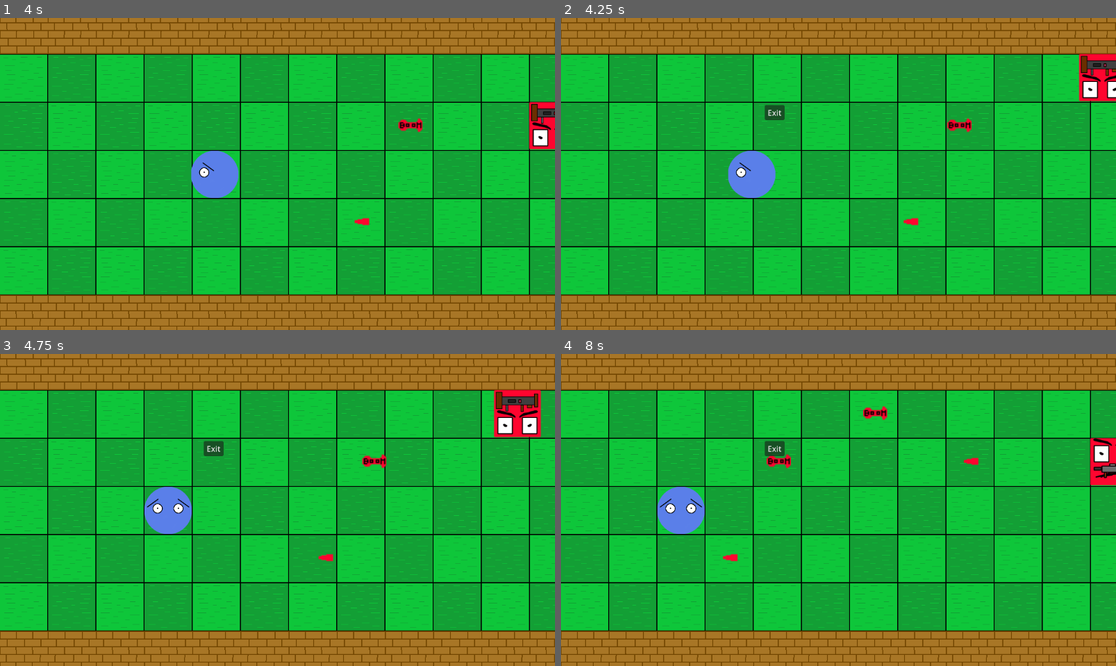
Above: before the commit, frames 1-4 (two rows, left to right).
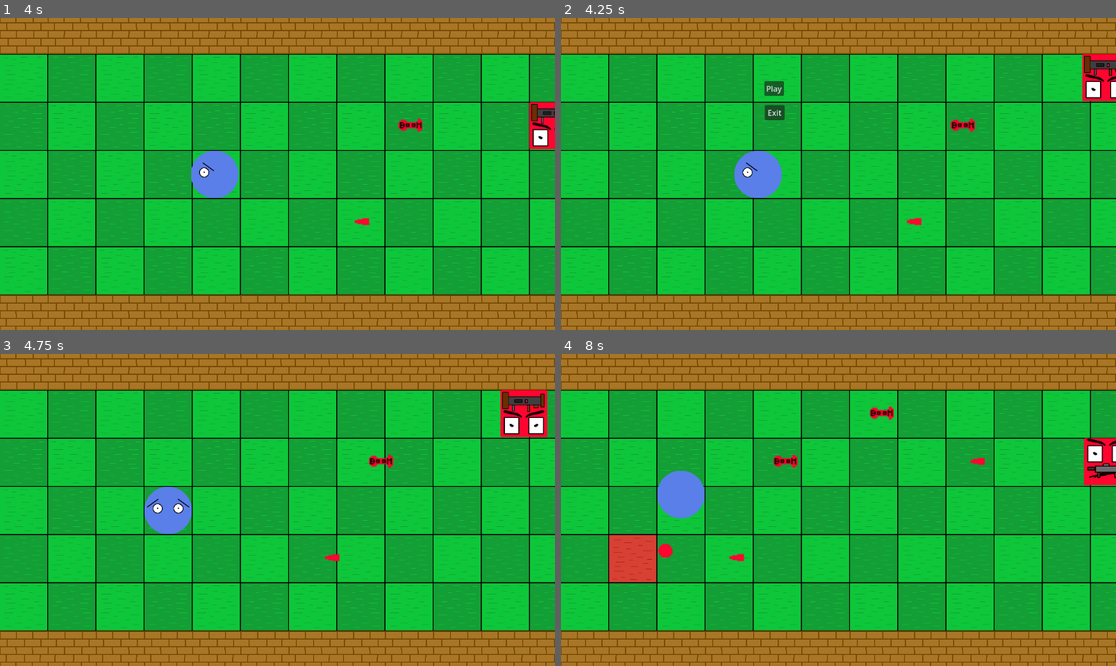
Above: after the commit, the same moments.

Repository: Killfreek/Rats
Game: Godot game, scene res://Levels/main.tscn
The game is run twice, just before and just after one commit, with the same random seed, the same clock (stepped at 60 frames per second) and the same inputs.
Inputs (mouse positions are in pixels of both pictures, inside the frame that each line leads up to):
- Up to frame 1 (4 s): tap Enter at 0.5 s; hold D (MoveRight) 0.53-1.28 s; hold Space (SpawnPlayer) 0.53-1.28 s; hold S (MoveDown) 1.28-2.03 s; tap Space (SpawnPlayer) at 1.35, 2.85 s; hold D (MoveRight) 2.03-2.78 s; hold Space (SpawnPlayer) 2.03-2.78 s; hold W (MoveUp) 2.78-3.53 s; hold A (MoveLeft) from 3.53 s (still down); hold Space (SpawnPlayer) from 3.53 s (still down)
- Up to frame 2 (4.25 s): keep holding A (MoveLeft); keep holding Space (SpawnPlayer); tap Escape (InGameMenu) at 4.15 s
- Up to frame 3 (4.75 s): release A (MoveLeft) at 4.25 s; release Space (SpawnPlayer) at 4.25 s; click (210, 425) at 4.25 s, where only the run after the commit has a clickable "Play"
- Up to frame 4 (8 s): hold A (MoveLeft) 5.03-5.78 s; tap Space (SpawnPlayer) at 5.1, 6.6 s; hold S (MoveDown) 5.78-6.53 s; hold Space (SpawnPlayer) 5.78-6.53 s; hold D (MoveRight) 6.53-7.28 s; hold W (MoveUp) from 7.28 s (still down); hold Space (SpawnPlayer) from 7.28 s (still down)

Frame 1 is identical in both runs. In frame 2, 1.3% of the frame differs, in the area x 30-100%, y 11-67%; in frame 3, 1.4%; in frame 4, 3.7%, in the area x 8-100%, y 16-74%.

Commit message:
in game menu now pauses the level

Diff:
--- /dev/null
+++ b/GUIScripts/InGameMenu.gd
@@ -0,0 +1,36 @@
+extends Node
+
+func _ready():
+	hideMenu();
+
+func _process(delta):
+	if Input.is_action_just_pressed("InGameMenu"):
+		showMenu();
+
+func hideMenu():
+	var playButton = get_node("Play");
+	playButton.hide();
+	playButton.disabled = true;
+
+	var exitButton = get_node("Exit");
+	exitButton.hide();
+	exitButton.disabled = true;
+
+	get_tree().paused = false;
+
+func showMenu():
+	var playButton = get_node("Play");
+	playButton.show();
+	playButton.disabled = false;
+
+	var exitButton = get_node("Exit");
+	exitButton.show();
+	exitButton.disabled = false;
+
+	get_tree().paused = true;
+
+func _on_exit_pressed():
+	get_tree().change_scene_to_file("res://Levels/StartMenu.tscn");
+
+func _on_play_pressed():
+	hideMenu();
--- a/GUIScripts/InGameMenu/Exit.gd
+++ /dev/null
@@ -1,4 +0,0 @@
-extends Node
-
-func _on_pressed():
-	get_tree().change_scene_to_file("res://Levels/StartMenu.tscn")
--- a/GUIScripts/InGameMenu/Listener.gd
+++ /dev/null
@@ -1,25 +0,0 @@
-extends Node
-
-var menuOpen : bool
-
-func _ready():
-	var exitButton = get_node("Exit");
-	exitButton.hide();
-	exitButton.disabled = true;
-
-	menuOpen = false;
-
-func _process(delta):
-	if Input.is_action_just_pressed("InGameMenu"):
-		if !menuOpen:
-			var exitButton = get_node("Exit");
-			exitButton.show();
-			exitButton.disabled = false;
-
-			menuOpen = true;
-		else:
-			var exitButton = get_node("Exit");
-			exitButton.hide();
-			exitButton.disabled = true;
-
-			menuOpen = false;
--- a/Levels/InGameMenu.tscn
+++ b/Levels/InGameMenu.tscn
@@ -1,10 +1,12 @@
-[gd_scene load_steps=3 format=3 uid="uid://vinji51364t8"]
+[gd_scene load_steps=2 format=3 uid="uid://vinji51364t8"]
 
-[ext_resource type="Script" path="res://GUIScripts/InGameMenu/Listener.gd" id="1_8plm1"]
-[ext_resource type="Script" path="res://GUIScripts/InGameMenu/Exit.gd" id="3_0ovlv"]
+[ext_resource type="Script" path="res://GUIScripts/InGameMenu.gd" id="1_vpmid"]
 
-[node name="InGameMenu" type="Node2D"]
-script = ExtResource("1_8plm1")
+[node name="InGameMenu" type="Control"]
+process_mode = 3
+layout_mode = 3
+anchors_preset = 0
+script = ExtResource("1_vpmid")
 
 [node name="Exit" type="Button" parent="."]
 offset_left = 424.0
@@ -12,7 +14,15 @@
 offset_right = 465.0
 offset_bottom = 137.0
 text = "Exit"
-script = ExtResource("3_0ovlv")
 metadata/_edit_use_anchors_ = true
 
-[connection signal="pressed" from="Exit" to="Exit" method="_on_pressed"]
+[node name="Play" type="Button" parent="."]
+offset_left = 423.0
+offset_top = 56.0
+offset_right = 464.0
+offset_bottom = 87.0
+text = "Play"
+metadata/_edit_use_anchors_ = true
+
+[connection signal="pressed" from="Exit" to="." method="_on_exit_pressed"]
+[connection signal="pressed" from="Play" to="." method="_on_play_pressed"]
